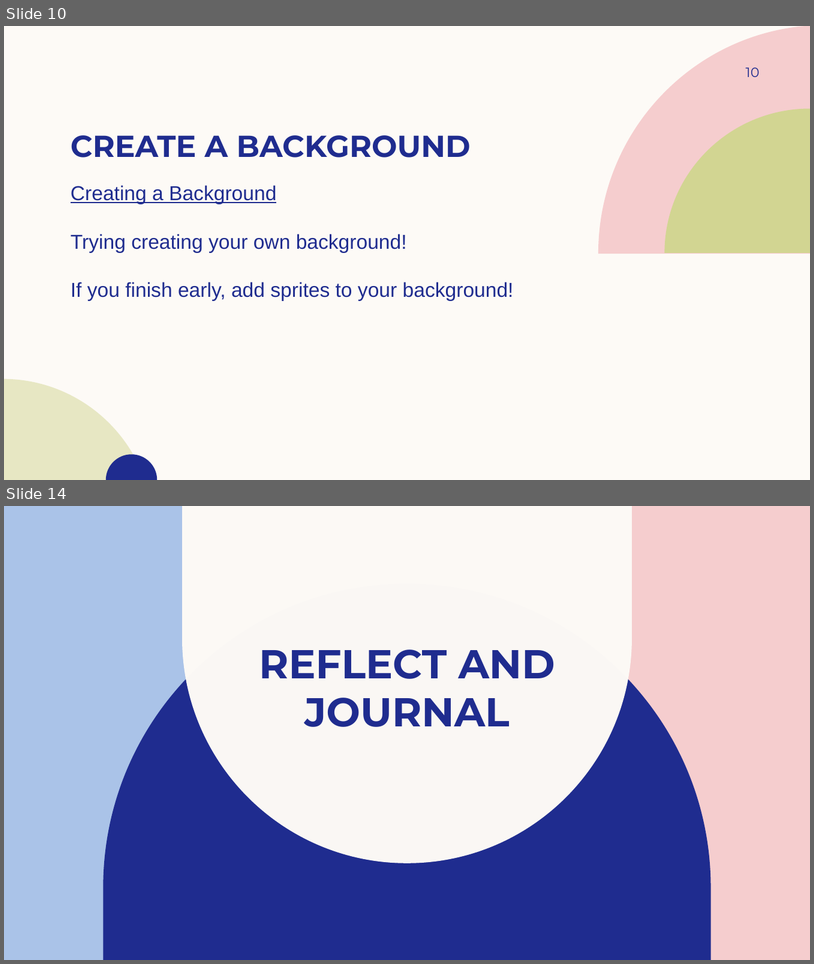
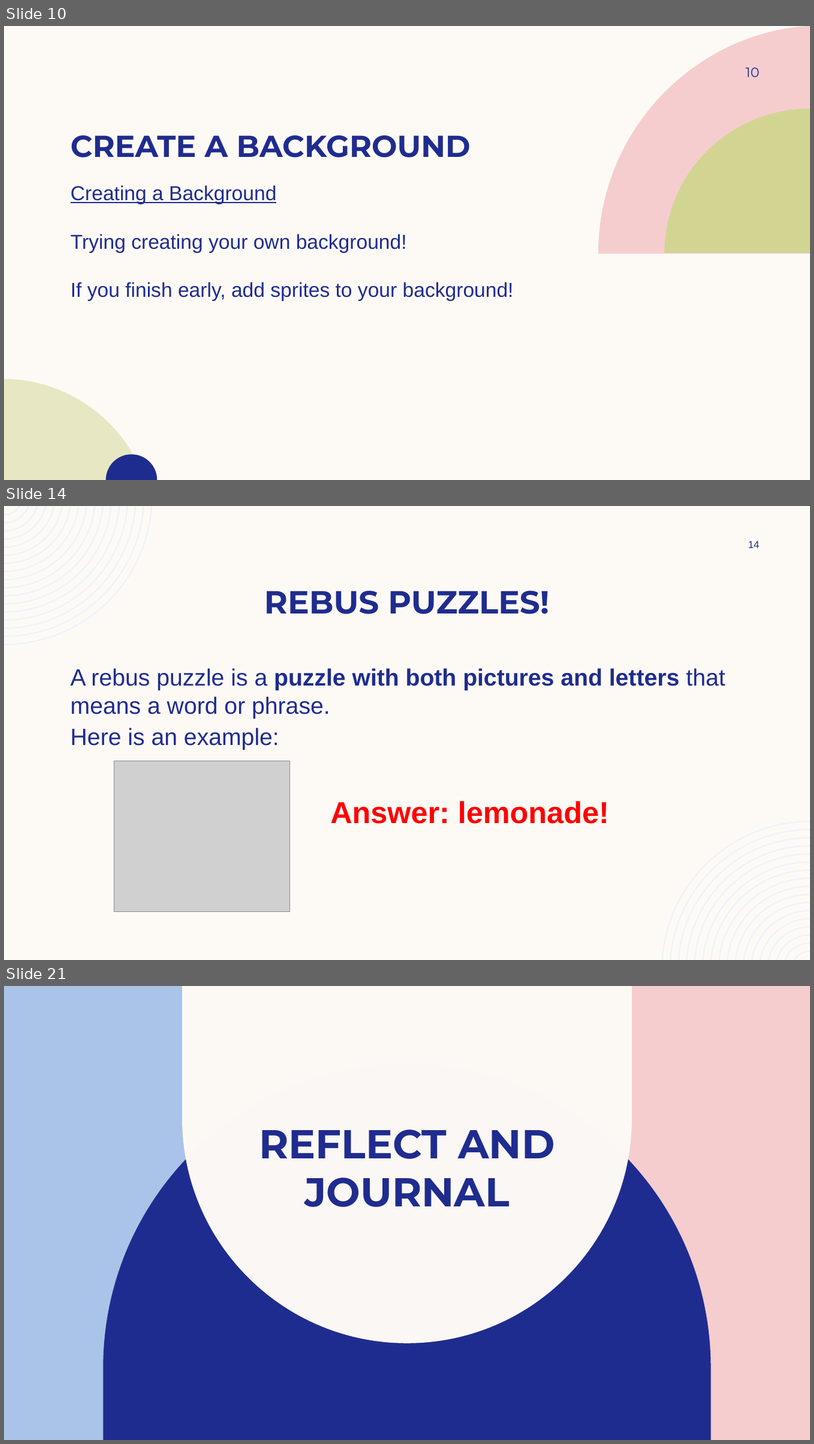
Before and after one commit to coding4girls/summercoding, a slide deck: Week 1 Curriculum.pptx. Shown one above the other, each under a label of ours: slides 10 and 14 before the commit, slides 10, 14 and 21 after it; the slides between them are not shown. The pictures are 814x964 and 814x1444 pixels, drawn with LibreOffice and Linux fonts; fonts in the diff are those of the drawing; grey boxes stand for pictures; background and template pictures are left out. Boxes give left, top, right and bottom in pixels: in the first picture for what was removed or moved away, otherwise in the second. Text is boxed around its words. In the diff, an @@ line names an element or a change of style, - is before the commit and + after.

```diff
--- a/Week 1 Curriculum.pptx
+++ b/Week 1 Curriculum.pptx
@@ slide 14 added at [4, 506, 810, 960], background #FDFAF6 @@
@@ freeform shape added at [4, 506, 152, 645], fill #EEF3FA @@
@@ page number added at [749, 541, 760, 548], 12 pt, text #1F2C8F @@
+14
@@ title added at [264, 591, 549, 614], 38 pt, text #1F2C8F, bold @@
+REBUS PUZZLES!
@@ text added at [71, 668, 725, 750], 28 pt, text #1F2C8F @@
+A rebus puzzle is a puzzle with both pictures and letters that means a word or phrase.
+Here is an example:
@@ picture added at [114, 760, 290, 912] @@
@@ text added at [330, 801, 609, 823], 36 pt, text #FF0000, bold @@
+Answer: lemonade!
@@ freeform shape added at [662, 820, 810, 960], fill #EEF3FA @@
@@ what was slide 14 is now slide 21 @@
```
Also in this commit, not shown: 5 slides changed, 7 other slides added, 1 slide removed.
